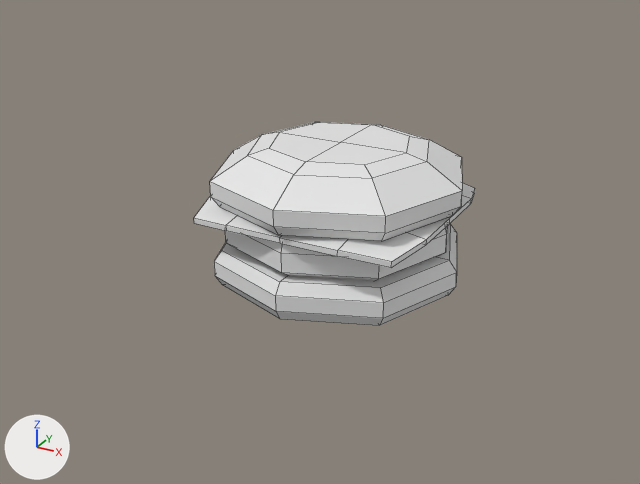
What one commit did to the OBJ model assets/meshes/items/ageless-nutrition.obj.
One viewpoint serves both versions: a 50 mm camera at (3.03, -5.84, 3.16) aimed at (-0.07, -0.21, 0.34). Lighting does not change. The marker at lower left points along +X, +Y and +Z. Mesh edges are drawn as thin lines. Where no turn or scale is listed for an object, it has been applied to the vertices.

The first picture shows 'BottomBun_Cube.004', 'CheeseSlice_Cube.003', 'Patty_Cube.002', 'TopBun'.
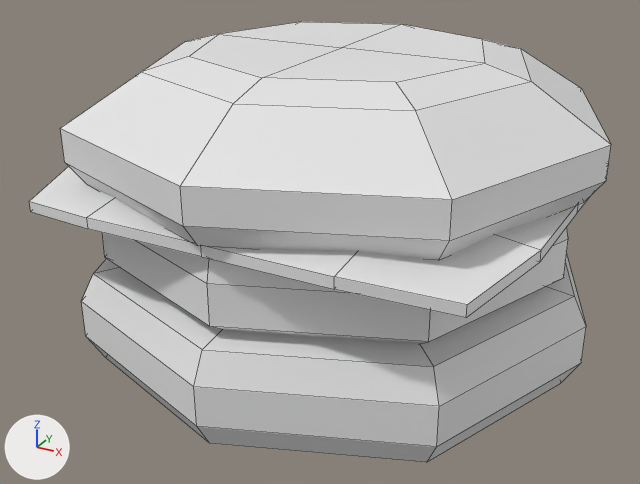
Where the change shows, as pixel boxes [x1, y1, x2, y2] in the pictures (640 x 484 px):
'TopBun', mesh rescaled (118% wider, 99% taller)
    before: [210, 122, 462, 241]
    after: [61, 22, 611, 260]
'BottomBun_Cube.004', reshaped
    before: [214, 224, 457, 325]
    after: [81, 254, 586, 462]
'CheeseSlice_Cube.003', mesh rescaled
    before: [194, 183, 475, 268]
    after: [29, 164, 609, 317]
'Patty_Cube.002', mesh rescaled (109% wider, 111% taller)
    before: [225, 226, 447, 281]
    after: [102, 227, 568, 344]

What the commit changed:
me_bottombun_cube_004 is used by ob_bottombun_cube_004; location (0.0, 0.0, 0.0).
me_bottombun_cube_004 had 42 vertices, 40 faces and spanned x -1.0..1.0, y -1.0..1.0, z 0.0..0.32.
me_bottombun_cube_004 now has 42 vertices, 40 faces and spans x -2.0..2.0, y -2.0..2.0, z -0.48..0.32.
Part 1, on me_bottombun_cube_004:
41 vertices are removed from x -1.0..1.0, y -1.0..1.0, z 0.0..0.32.
40 faces are deleted.
1 vertex moves within x 0.0, y 0.0, z 0.32.
33 vertices are added at x -2.0..2.0, y -2.0..2.0, z -0.48..0.32.
8 new vertices lie (0.0, 0.0, 0.31) away from vertices in x -2.0..2.0, y -2.0..2.0, z -0.27.
40 new faces join them.
me_cheeseslice_cube_003 has 50 vertices, 48 faces and spans x -0.92..0.92, y -0.92..0.92, z 0.58..0.73.
me_cheeseslice_cube_003 is used by ob_cheeseslice_cube_003; location (0.0, 0.0, 0.0).
me_cheeseslice_cube_003 part 2: the whole mesh is scaled about its middle by (2, 2, 1.87), then moved by (0.0, 0.0, 0.29).
me_patty_cube_002 has 42 vertices, 40 faces and spans x -0.9..0.9, y -0.9..0.9, z 0.31..0.68.
me_patty_cube_002 is used by ob_patty_cube_002; location (0.0, 0.0, 0.0).
me_patty_cube_002 part 3: the whole mesh is scaled about its middle by (1.99, 1.99, 1.98), then moved by (0.0, 0.0, 0.11).
me_topbun has 42 vertices, 40 faces and spans x -1.0..1.0, y -1.0..1.0, z 0.69..1.12.
me_topbun is used by ob_topbun; location (0.0, 0.0, 0.0).
me_topbun part 4: the whole mesh is scaled about its middle by (2, 2, 2.04), then moved by (0.0, 0.0, 0.5).
